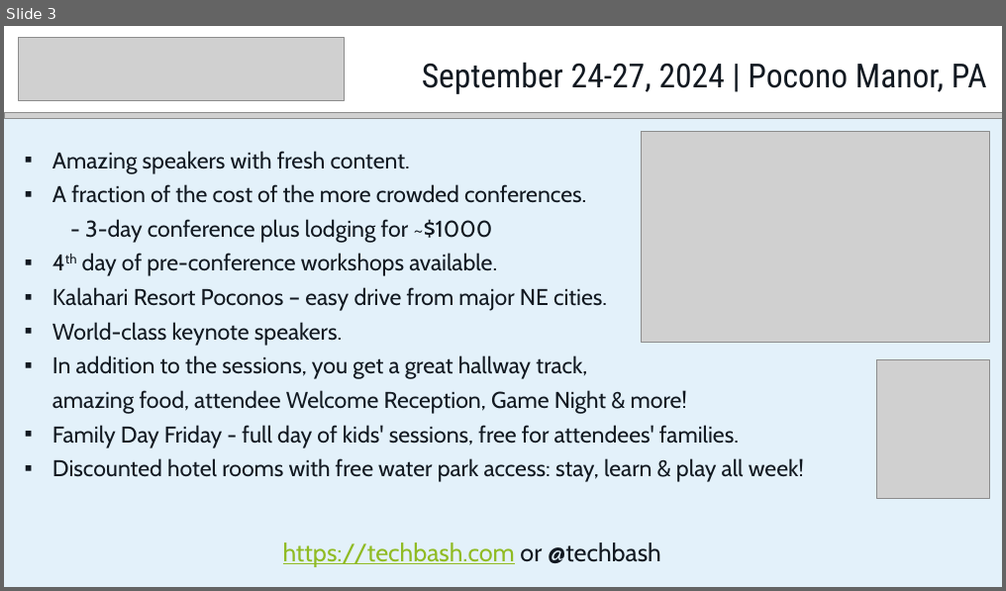
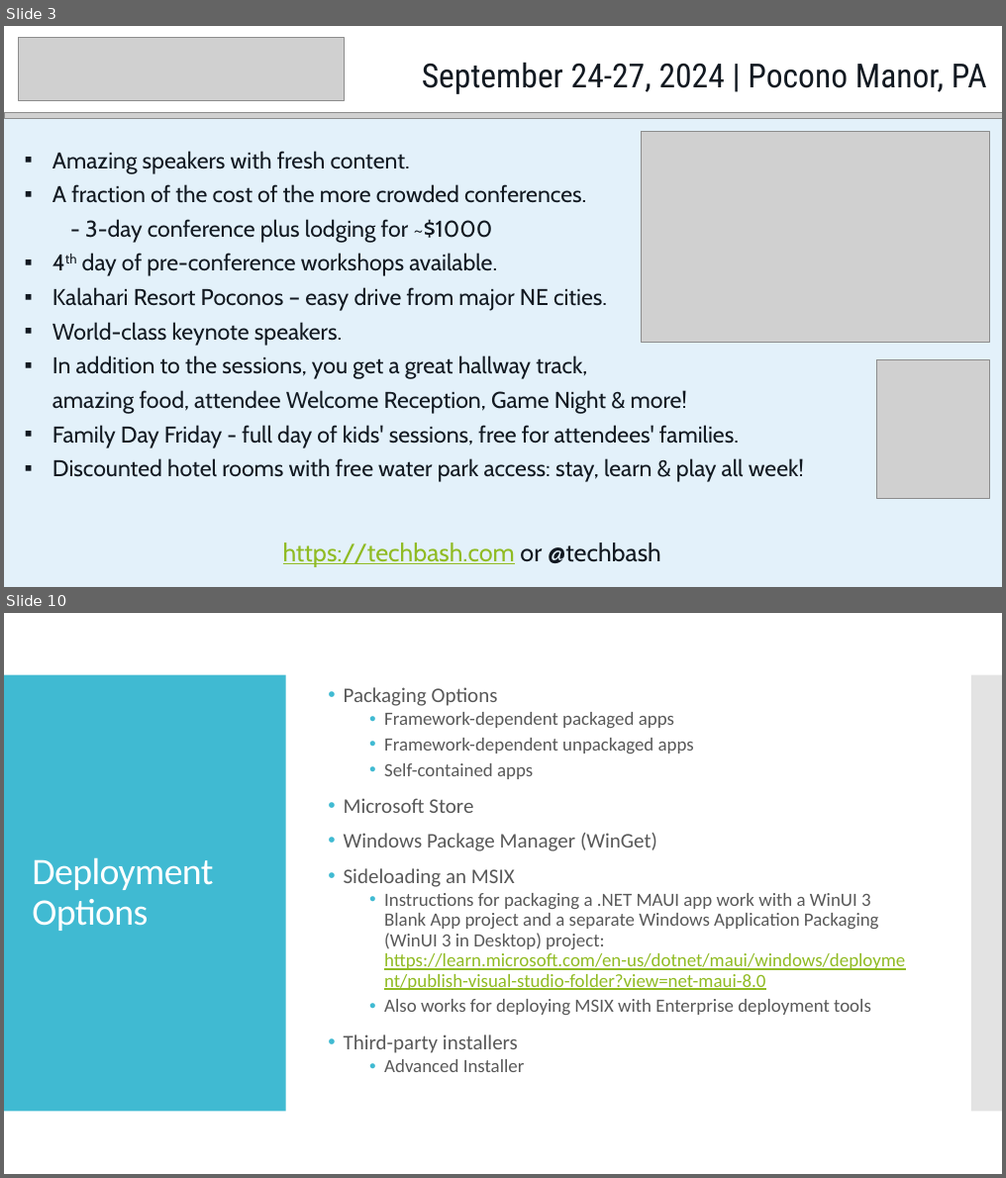
Before and after one commit to alvinashcraft/speaking, a slide deck: 2024/0320_BostonDotNetArch/GetStartedWithWinUI3.pptx. Shown one above the other, each under a label of ours: slide 3 before the commit, slides 3 and 10 after it; the slides between them are not shown. The pictures are 1006x591 and 1006x1178 pixels, drawn with LibreOffice and Linux fonts; fonts in the diff are those of the drawing; grey boxes stand for pictures; background and template pictures are left out. Boxes give left, top, right and bottom in pixels: in the first picture for what was removed or moved away, otherwise in the second. Text is boxed around its words. In the diff, an @@ line names an element or a change of style, - is before the commit and + after.

```diff
--- a/2024/0320_BostonDotNetArch/GetStartedWithWinUI3.pptx
+++ b/2024/0320_BostonDotNetArch/GetStartedWithWinUI3.pptx
@@ slide 10 added at (x1=4, y1=613, x2=1002, y2=1174), background picture (left out) @@
@@ rectangle added at (x1=4, y1=613, x2=1002, y2=1174), fill #FFFFFF @@
@@ rectangle added at (x1=4, y1=675, x2=286, y2=1112), fill #40BAD2 @@
@@ text added at (x1=344, y1=687, x2=905, y2=1072), 18 pt, text #595959 @@
+• Packaging Options
+  • Framework-dependent packaged apps
+  • Framework-dependent unpackaged apps
+  • Self-contained apps
+• Microsoft Store
+• Windows Package Manager (WinGet)
+• Sideloading an MSIX
+  • Instructions for packaging a .NET MAUI app work with a WinUI 3 Blank App project and a separate Windows Application Packaging (WinUI 3 in Desktop) project: https://learn.microsoft.com/en-us/dotnet/maui/windows/deployment/publish-visual-studio-folder?view=net-maui-8.0
+  • Also works for deploying MSIX with Enterprise deployment tools
+• Third-party installers
+  • Advanced Installer
@@ rectangle added at (x1=971, y1=675, x2=1002, y2=1112), fill #C8C8C8 at 50% opacity @@
@@ rectangle added at (x1=971, y1=675, x2=1002, y2=1112), fill #C8C8C8 at 50% opacity @@
@@ title added at (x1=32, y1=858, x2=213, y2=931), 36 pt, text #FFFFFF @@
+Deployment Options
```
Also in this commit, not shown: 1 slide changed, 8 other slides added.
